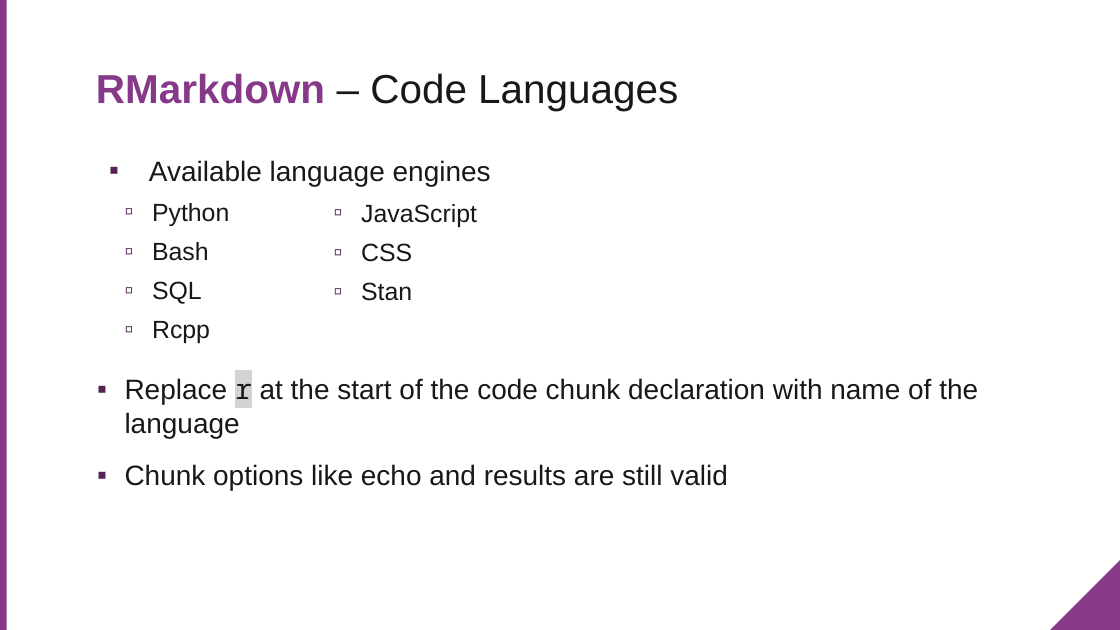
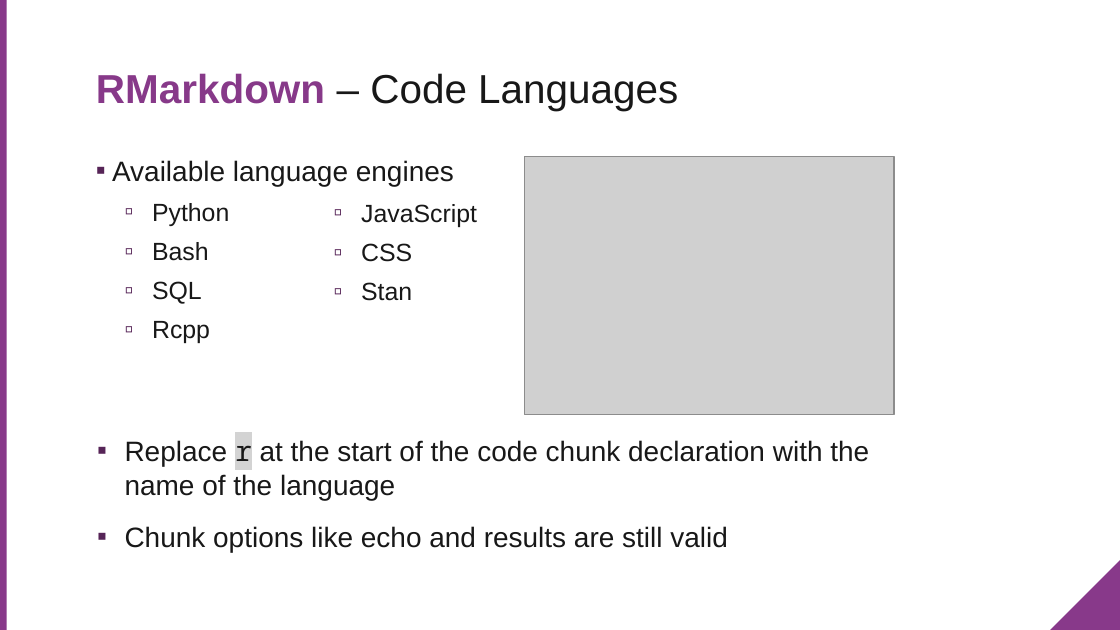
Before and after one commit to RLadiesCharlottesville/Presentations, a slide deck: slide 18 of 2019-08-27-R_Tutorial_RMarkdown_Tidyverse.pptx (slide 17 before the commit). Drawn at 1120x630 pixels with LibreOffice and Linux fonts; fonts in the diff are those of the drawing; grey boxes stand for pictures; background and template pictures are left out. Boxes give left, top, right and bottom in pixels: in the first picture for what was removed or moved away, otherwise in the second. Text is boxed around its words. In the diff, an @@ line names an element or a change of style, - is before the commit and + after.

Commit message:
Added Sam's edits

```diff
--- a/2019-08-27-R_Tutorial_RMarkdown_Tidyverse.pptx
+++ b/2019-08-27-R_Tutorial_RMarkdown_Tidyverse.pptx
@@ text at [112,160,454,343]: indent changed; less space between paragraphs @@
@@ picture added at [524,157,894,416] @@
@@ text at [125,440,869,500]: text changed @@
-▪ Replace r at the start of the code chunk declaration with name of the language
+▪ Replace r at the start of the code chunk declaration with the name of the language
```
Also in this commit, not shown: 29 other slides changed, 2 slides added, 1 slide removed.
